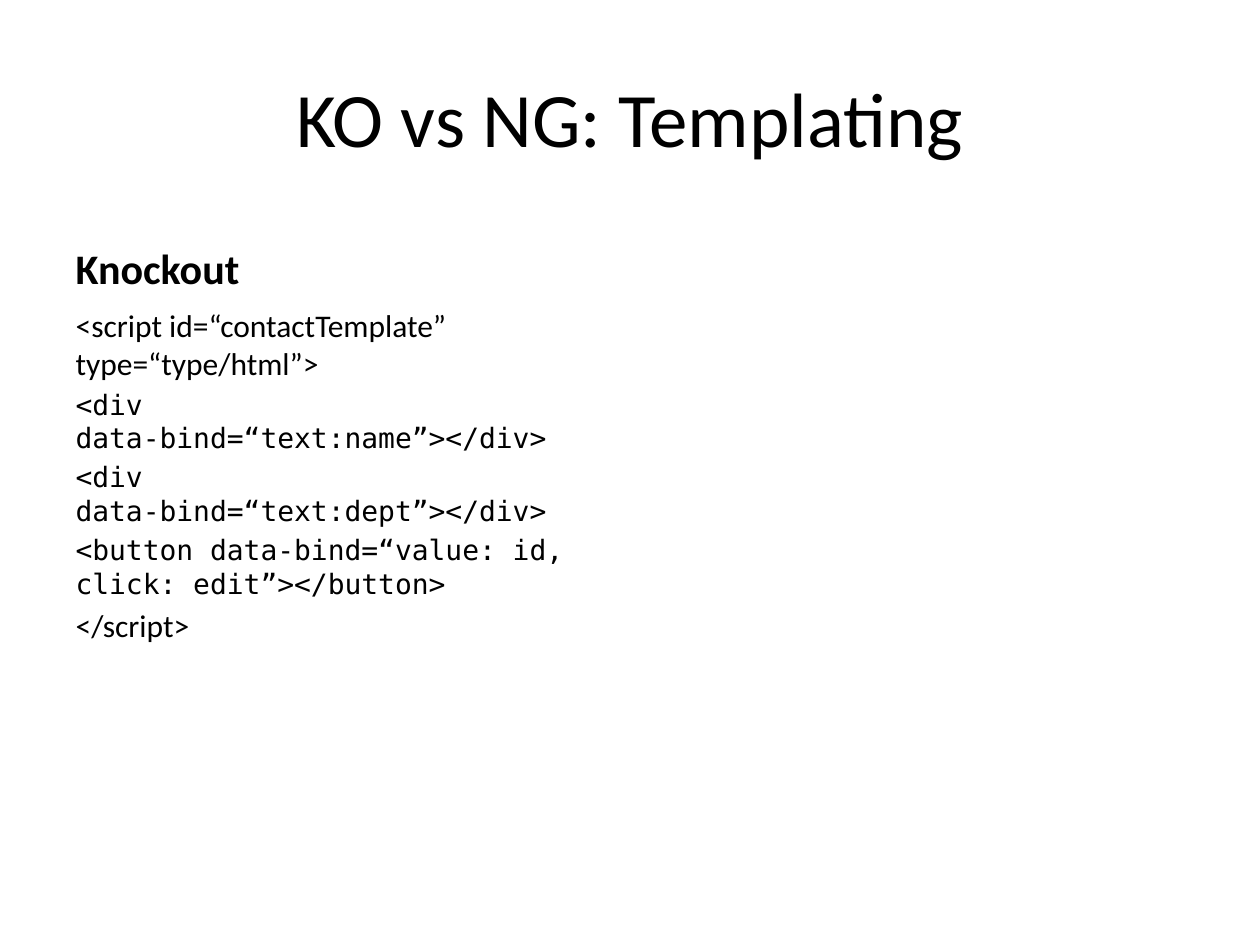
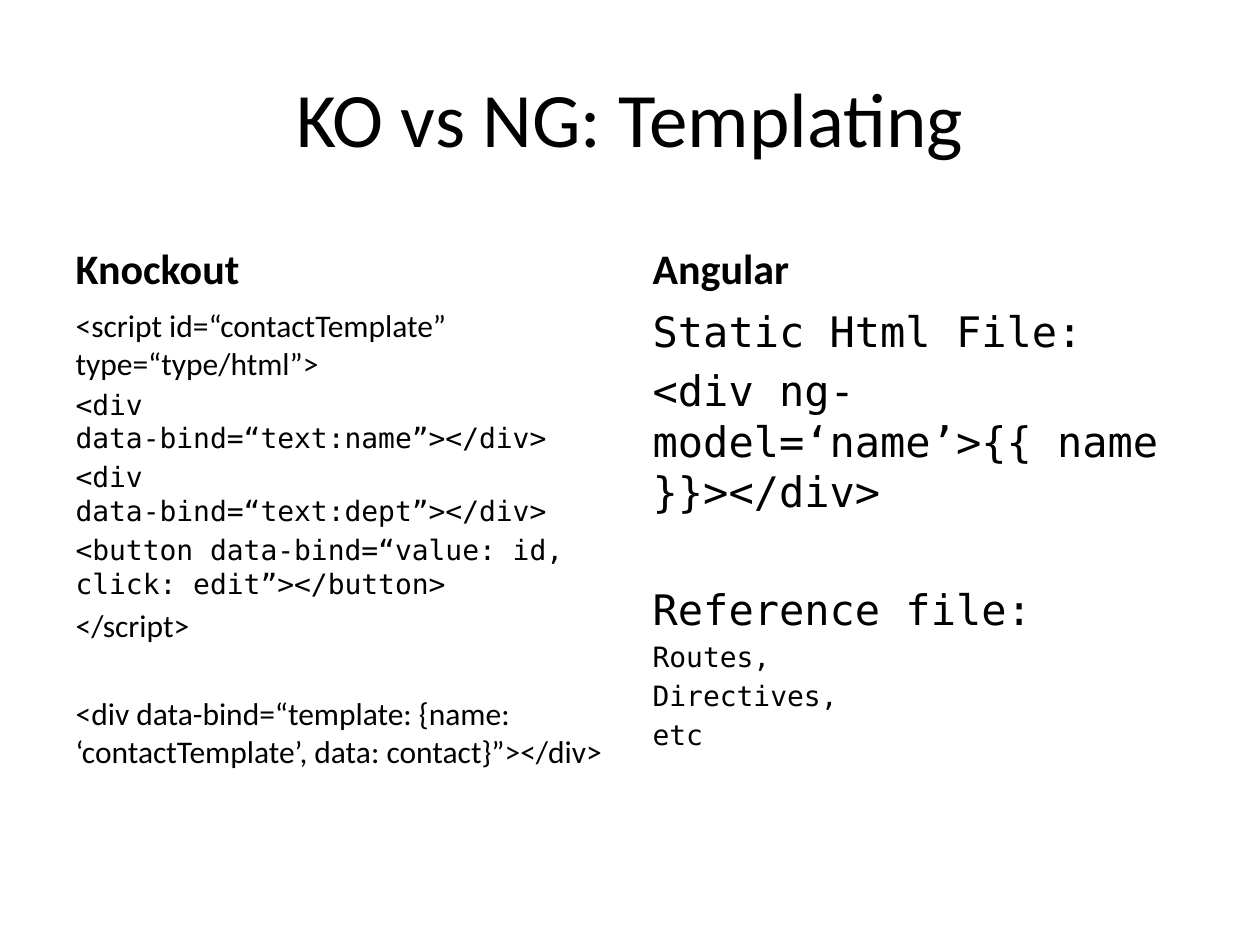
Before and after one commit to Moollihawkja/KOvsNG, a slide deck: slide 18 of KOvsNG.pptx. Drawn at 1260x945 pixels with LibreOffice and Linux fonts; fonts in the diff are those of the drawing. Boxes give left, top, right and bottom in pixels: in the first picture for what was removed or moved away, otherwise in the second. Text is boxed around its words. In the diff, an @@ line names an element or a change of style, - is before the commit and + after.

Commit message:
Added Angular learning

```diff
--- a/KOvsNG.pptx
+++ b/KOvsNG.pptx
@@ text added at <box>653,254,789,291</box>, 24 pt, text #000000, bold @@
+Angular
@@ text added at <box>653,315,1158,746</box>, 24 pt, text #000000 @@
+Static Html File:
+<div ng-model=‘name’>{{ name }}></div>
+Reference file:
+Routes,
+Directives,
+etc
@@ text at <box>76,702,602,768</box>: paragraph added @@
+<div data-bind=“template: {name: ‘contactTemplate’, data: contact}”></div>
```
Also in this commit, not shown: 14 other slides changed, 1 slide added, 1 slide removed, 5 other files.
